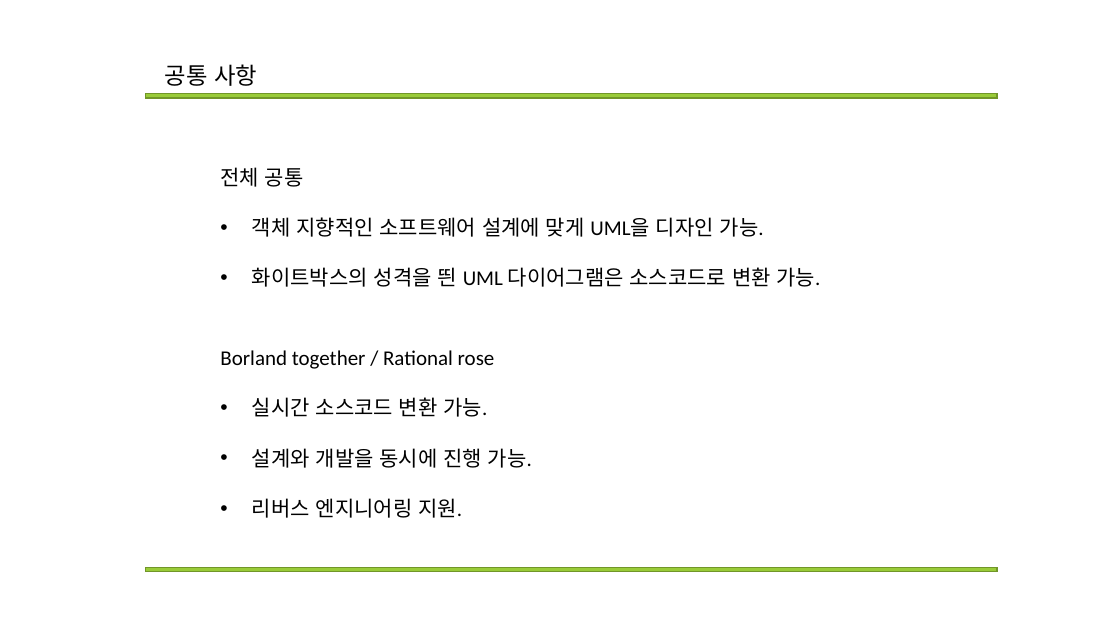
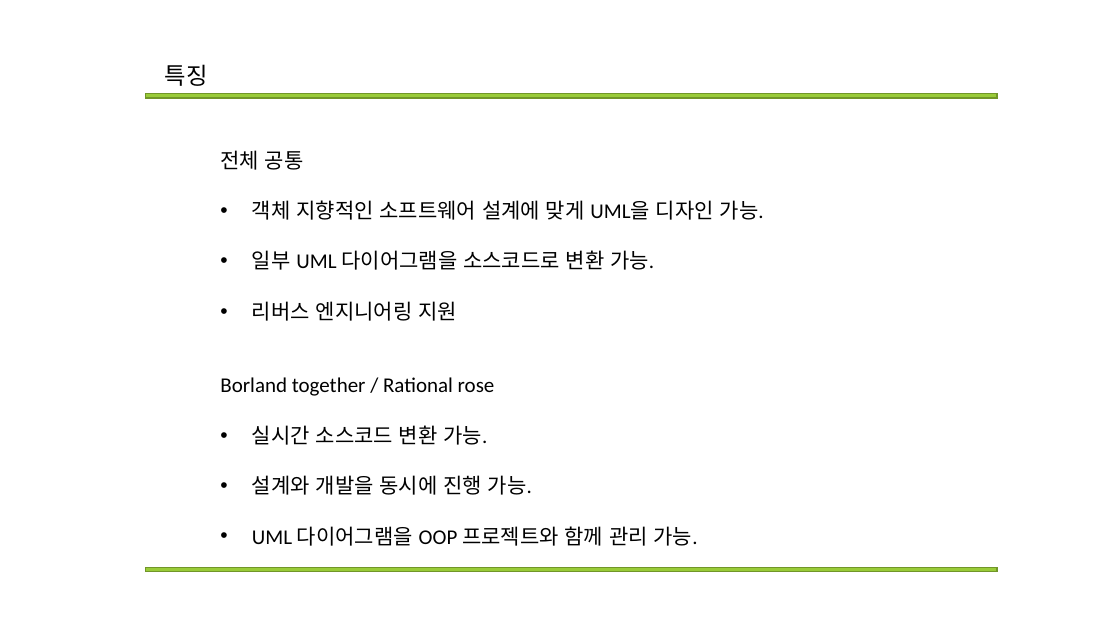
Before and after one commit to Mikusnuz/MyPractice, a slide deck: slide 14 of Study/11. Rational rose + StarUML + Borland together.pptx (slide 8 before the commit). Drawn at 1120x630 pixels with LibreOffice and Linux fonts; fonts in the diff are those of the drawing. Boxes give left, top, right and bottom in pixels: in the first picture for what was removed or moved away, otherwise in the second. Text is boxed around its words. In the diff, an @@ line names an element or a change of style, - is before the commit and + after.

```diff
--- a/Study/11. Rational rose + StarUML + Borland together.pptx
+++ b/Study/11. Rational rose + StarUML + Borland together.pptx
@@ text at (165, 64, 208, 86): text changed @@
-공통 사항
+특징
@@ text "전체 공통": place and size @@
-text "전체 공통" at (220, 167, 821, 287)
+text "전체 공통" at (220, 150, 764, 321)
@@ text at (252, 250, 654, 321): text changed @@
-• 화이트박스의 성격을 띈 UML 다이어그램은 소스코드로 변환 가능.
+• 일부 UML 다이어그램을 소스코드로 변환 가능.
+• 리버스 엔지니어링 지원
@@ text "Borland together / Rational rose": place and size @@
-text "Borland together / Rational rose" at (220, 350, 532, 518)
+text "Borland together / Rational rose" at (220, 377, 698, 546)
@@ text at (252, 526, 698, 546): text changed @@
-• 리버스 엔지니어링 지원.
+• UML 다이어그램을 OOP 프로젝트와 함께 관리 가능.
```
Also in this commit, not shown: 2 other slides changed, 6 slides added, 3 other files.
